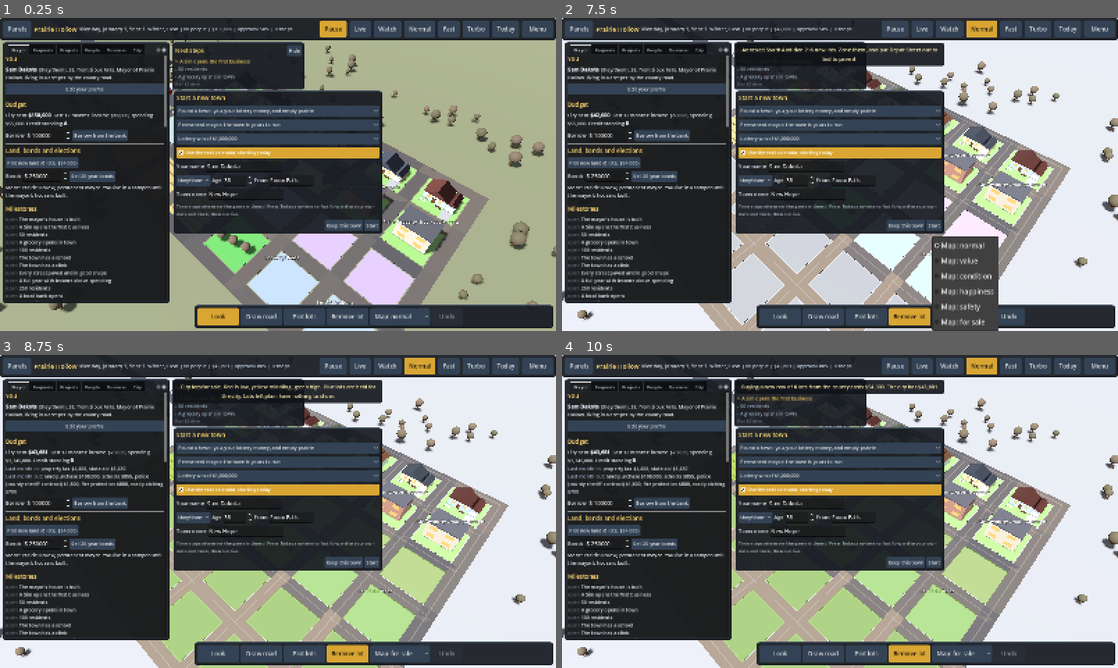
Above: before the commit, frames 1-4 (two rows, left to right).
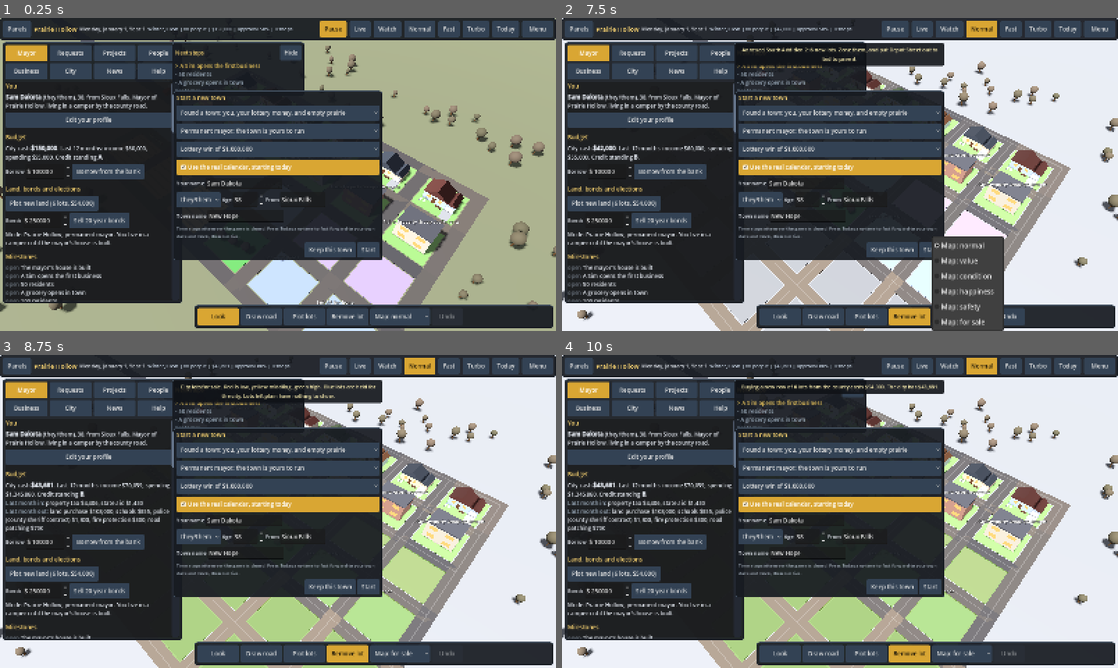
Above: after the commit, the same moments.

Repository: KeiphCodes/Tap-War
Game: Godot game, scene res://town/main.tscn
Same seed, same stepped clock (60 frames per second), same inputs: the game is played once before the commit and once after it.
Inputs:
- Up to frame 1 (0.25 s): no input
- Up to frame 2 (7.5 s): click "Watch" at 0.5 s; click "Look" at 1.25 s; click "Draw road" at 2 s; click "Plot lots" at 2.75 s; click "Remove lot" at 3.5 s; click "Normal" at 4.25 s; click "Normal" at 5 s; click "Plot new land (6 lots, $54,00…" at 5.75 s; click "Plot new land (6 lots, $54,00…" at 6.5 s; click "Map: normal" at 7.25 s
- Up to frame 3 (8.75 s): click "Map: normal" at 8 s
- Up to frame 4 (10 s): click "Plot new land (6 lots, $54,00…" at 8.75 s; click "Plot new land (6 lots, $54,00…" at 9.5 s

The runs differ from the first frame. In frame 1, 24% of the frame differs, in the area x 1-69%, y 7-92%; in frame 2, 24%; in frame 3, 24%; in frame 4, 24%.

Commit message:
Thumb friendly panels: big section buttons, larger text, wide scroll bars, drag anywhere to scroll
Panels are not rebuilt while being scrolled and keep their scroll position.

Co-Authored-By: Claude Opus 5.5 <noreply@anthropic.com>
Claude-Session: https://claude.ai/code/session_01SmfCcwLG5uoExxrbwbvfme

Diff:
--- a/sim/geography.gd
+++ b/sim/geography.gd
@@ -728,13 +728,18 @@
 	return LTMoney.dollars(d)
 
 
+static func _thousands(n: int) -> String:
+	var t: String = str(n)
+	return t if n < 1000 else "%s,%s" % [t.substr(0, t.length() - 3), t.substr(t.length() - 3)]
+
+
 static func home_text(spec: Dictionary) -> String:
 	if spec.is_empty():
 		return ""
 	var baths: float = float(spec["baths"])
 	var parts: Array = ["%d bedroom%s" % [int(spec["beds"]), "" if int(spec["beds"]) == 1 else "s"],
 		"%s bath%s" % [("%d" % int(baths)) if baths == floor(baths) else ("%.1f" % baths), "" if baths == 1.0 else "s"],
-		"%d square feet" % home_sqft(spec), "two story" if int(spec["stories"]) == 2 else "one story"]
+		"%s square feet" % _thousands(home_sqft(spec)), "two story" if int(spec["stories"]) == 2 else "one story"]
 	if int(spec["garage"]) > 0:
 		parts.append("%d car garage" % int(spec["garage"]))
 	if bool(spec["basement"]):
--- a/ui/hud.gd
+++ b/ui/hud.gd
@@ -19,6 +19,12 @@
 var speed_btns: Array = []
 var left: PanelContainer
 var tabs: TabContainer
+var tab_btns: Array = []
+
+
+func _mark_tab() -> void:
+	for i in tab_btns.size():
+		(tab_btns[i] as Button).set_pressed_no_signal(i == tabs.current_tab)
 var tab_boxes: Dictionary = {}
 var right: PanelContainer
 var inspect_text: RichTextLabel
@@ -106,11 +112,41 @@
 	t.set_stylebox("pressed", "Button", btn_p)
 	t.set_color("font_color", "Label", Color(0.88, 0.9, 0.93))
 	t.set_color("default_color", "RichTextLabel", Color(0.88, 0.9, 0.93))
-	t.set_font_size("font_size", "Label", 15)
-	t.set_font_size("font_size", "Button", 14)
-	t.set_font_size("normal_font_size", "RichTextLabel", 14)
-	t.set_font_size("bold_font_size", "RichTextLabel", 15)
-	t.set_font_size("font_size", "TabContainer", 13)
+	t.set_font_size("font_size", "Label", 17)
+	t.set_font_size("font_size", "Button", 17)
+	t.set_font_size("font_size", "OptionButton", 17)
+	t.set_font_size("font_size", "CheckBox", 17)
+	t.set_font_size("font_size", "LineEdit", 17)
+	t.set_font_size("font_size", "PopupMenu", 20)
+	t.set_constant("v_separation", "PopupMenu", 16)
+	t.set_font_size("normal_font_size", "RichTextLabel", 16)
+	t.set_font_size("bold_font_size", "RichTextLabel", 17)
+	t.set_font_size("font_size", "TabContainer", 15)
+	# buttons tall enough for a thumb
+	for st in ["normal", "hover", "pressed"]:
+		var sb: StyleBoxFlat = t.get_stylebox(st, "Button")
+		sb.content_margin_left = 12
+		sb.content_margin_right = 12
+		sb.content_margin_top = 9
+		sb.content_margin_bottom = 9
+	# scroll bars about a finger wide, with a grabber that is easy to hit
+	var track: StyleBoxFlat = StyleBoxFlat.new()
+	track.bg_color = Color(0.14, 0.16, 0.2)
+	track.set_corner_radius_all(8)
+	track.content_margin_left = 11
+	track.content_margin_right = 11
+	var grab: StyleBoxFlat = StyleBoxFlat.new()
+	grab.bg_color = Color(0.45, 0.52, 0.62)
+	grab.set_corner_radius_all(8)
+	grab.content_margin_left = 11
+	grab.content_margin_right = 11
+	var grab_h: StyleBoxFlat = grab.duplicate()
+	grab_h.bg_color = Color(0.85, 0.65, 0.2)
+	t.set_stylebox("scroll", "VScrollBar", track)
+	t.set_stylebox("scroll_focus", "VScrollBar", track)
+	t.set_stylebox("grabber", "VScrollBar", grab)
+	t.set_stylebox("grabber_highlight", "VScrollBar", grab_h)
+	t.set_stylebox("grabber_pressed", "VScrollBar", grab_h)
 	return t
 
 
@@ -137,6 +173,25 @@
 	b.add_theme_color_override("font_pressed_color", Color(0.1, 0.08, 0.04))
 	b.add_theme_color_override("font_hover_pressed_color", Color(0.1, 0.08, 0.04))
 	return b
+
+
+## Touch scrolling: a drag that starts on text or a button should scroll the
+## panel, not get stuck on the control. PASS lets the control still take taps
+## while the drag goes on to the scroll container.
+func _scroll_friendly(node: Node) -> void:
+	for ch in node.get_children():
+		if ch is ScrollBar:
+			continue
+		if ch is Control:
+			(ch as Control).mouse_filter = Control.MOUSE_FILTER_PASS
+		_scroll_friendly(ch)
+
+
+func _make_scroll(sc: ScrollContainer) -> void:
+	sc.horizontal_scroll_mode = ScrollContainer.SCROLL_MODE_DISABLED
+	sc.scroll_deadzone = 10
+	sc.get_v_scroll_bar().custom_minimum_size = Vector2(22, 0)
+	sc.get_v_scroll_bar().mouse_filter = Control.MOUSE_FILTER_STOP
 
 
 func _btn(text: String, cb: Callable, tip: String = "") -> Button:
@@ -365,19 +420,40 @@
 	left.offset_left = 8
 	left.offset_right = 8 + LEFT_W
 	root.add_child(left)
+	var lv: VBoxContainer = VBoxContainer.new()
+	lv.add_theme_constant_override("separation", 8)
+	left.add_child(lv)
+	# the sections as big buttons in two rows, easier to hit than small tabs
+	var grid: GridContainer = GridContainer.new()
+	grid.columns = 4
+	grid.add_theme_constant_override("h_separation", 6)
+	grid.add_theme_constant_override("v_separation", 6)
+	lv.add_child(grid)
+	for i in TABS.size():
+		var tb: Button = _btn(str(TABS[i]), func(): _show_tab(str(TABS[i])))
+		tb.toggle_mode = true
+		tb.size_flags_horizontal = Control.SIZE_EXPAND_FILL
+		tb.custom_minimum_size = Vector2(0, 46)
+		tab_btns.append(tb)
+		grid.add_child(tb)
 	tabs = TabContainer.new()
-	left.add_child(tabs)
+	tabs.tabs_visible = false
+	tabs.size_flags_vertical = Control.SIZE_EXPAND_FILL
+	lv.add_child(tabs)
 	for t in TABS:
 		var sc: ScrollContainer = ScrollContainer.new()
 		sc.name = t
-		sc.horizontal_scroll_mode = ScrollContainer.SCROLL_MODE_DISABLED
+		_make_scroll(sc)
 		tabs.add_child(sc)
 		var vb: VBoxContainer = VBoxContainer.new()
 		vb.size_flags_horizontal = Control.SIZE_EXPAND_FILL
 		vb.add_theme_constant_override("separation", 6)
 		sc.add_child(vb)
 		tab_boxes[t] = vb
-	tabs.tab_changed.connect(func(_i): refresh_tab())
+	tabs.tab_changed.connect(func(_i):
+		_mark_tab()
+		refresh_tab())
+	_mark_tab()
 
 
 func _build_right() -> void:
@@ -396,14 +472,14 @@
 	inspect_actions = HBoxContainer.new()
 	vb.add_child(inspect_actions)
 	var sc: ScrollContainer = ScrollContainer.new()
+	_make_scroll(sc)
 	sc.size_flags_vertical = Control.SIZE_EXPAND_FILL
-	sc.horizontal_scroll_mode = ScrollContainer.SCROLL_MODE_DISABLED
 	vb.add_child(sc)
 	var body: VBoxContainer = VBoxContainer.new()
-	body.custom_minimum_size = Vector2(RIGHT_W - 30, 0)
+	body.custom_minimum_size = Vector2(RIGHT_W - 44, 0)
 	sc.add_child(body)
 	inspect_text = _rtl("")
-	inspect_text.custom_minimum_size = Vector2(RIGHT_W - 30, 0)
+	inspect_text.custom_minimum_size = Vector2(RIGHT_W - 44, 0)
 	body.add_child(inspect_text)
 	inspect_form = VBoxContainer.new()
 	body.add_child(inspect_form)
@@ -524,7 +600,40 @@
 		right.visible = false
 
 
+## Last time a finger or the mouse touched a side panel, in milliseconds. While
+## someone is reading or scrolling a panel it is not rebuilt under them.
+var _panel_touch_ms: int = -100000
+var _refresh_pending: bool = false
+const PANEL_QUIET_MS: int = 2500
+
+
+func _input(event: InputEvent) -> void:
+	# only scrolling counts (a drag or the wheel), so a tap on a button still
+	# updates the panel right away
+	var pos: Vector2 = Vector2(-1, -1)
+	if event is InputEventMouseMotion and (event as InputEventMouseMotion).button_mask != 0:
+		pos = (event as InputEventMouse).position
+	elif event is InputEventMouseButton and ((event as InputEventMouseButton).button_index == MOUSE_BUTTON_WHEEL_UP or (event as InputEventMouseButton).button_index == MOUSE_BUTTON_WHEEL_DOWN):
+		pos = (event as InputEventMouse).position
+	elif event is InputEventScreenDrag:
+		pos = (event as InputEventScreenDrag).position
+	if pos.x < 0.0:
+		return
+	for pnl in [left, right]:
+		if pnl != null and pnl.visible and pnl.get_global_rect().has_point(pos):
+			_panel_touch_ms = Time.get_ticks_msec()
+
+
+func _panel_busy() -> bool:
+	return Time.get_ticks_msec() - _panel_touch_ms < PANEL_QUIET_MS
+
+
 func _process(delta: float) -> void:
+	if _refresh_pending and not _panel_busy():
+		_refresh_pending = false
+		refresh_tab()
+		if right.visible and inspect_kind != "":
+			inspect(inspect_kind, inspect_id, false)
 	if _toast_t > 0.0:
 		_toast_t -= delta
 		toast.modulate.a = clampf(_toast_t, 0.0, 1.0)
@@ -691,6 +800,10 @@
 	refresh_undo()
 	refresh_steps()
 	refresh_top()
+	if _panel_busy():
+		# someone is scrolling or reading: refresh once they let go
+		_refresh_pending = true
+		return
 	refresh_tab()
 	if right.visible and inspect_kind != "":
 		inspect(inspect_kind, inspect_id, false)
@@ -725,6 +838,8 @@
 	if tabs == null:
 		return
 	var t: String = TABS[tabs.current_tab]
+	var sc: ScrollContainer = tab_boxes[t].get_parent()
+	var keep: int = sc.scroll_vertical
 	match t:
 		"Mayor":
 			_tab_mayor()
@@ -742,9 +857,12 @@
 			_tab_chronicle()
 		"Help":
 			_tab_help()
+	_scroll_friendly(tab_boxes[TABS[tabs.current_tab]])
+	sc.set_deferred("scroll_vertical", keep)
 
 
 # ================================================================ Mayor desk
+
 
 func _tab_mayor() -> void:
 	var box: VBoxContainer = tab_boxes["Mayor"]
@@ -1521,6 +1639,7 @@
 		main.view.select_lot(-1)
 		main.view.select_road(-1)))
 	inspect_text.text = t
+	_scroll_friendly(inspect_text.get_parent())
 
 
 func _sim_text(id: int) -> String:
Not shown, changed: docs/DECISIONS.md
